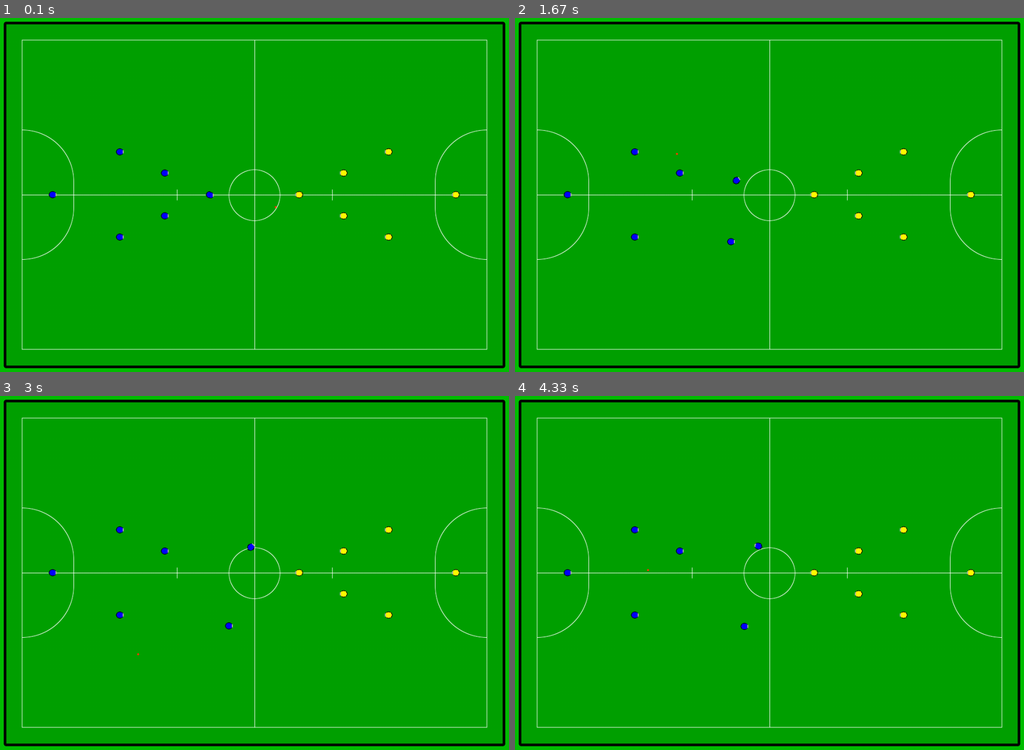
Above: before the commit, frames 1-4 (two rows, left to right).
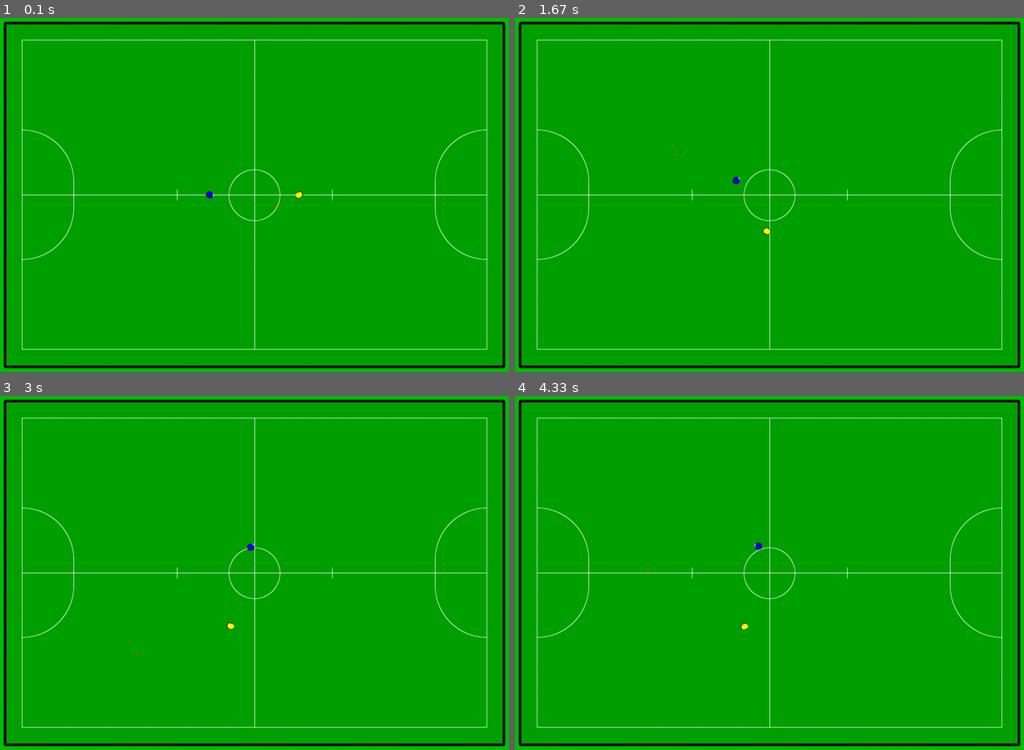
Above: after the commit, the same moments.

Repository: CalPolyRoboCup/robocup-ai
Game: pygame game, started from src/basic_skills/dribble_ball/dribble_ball.py
Same seed, same stepped clock (60 frames per second), same inputs: the game is played once before the commit and once after it.
Inputs:
- Up to frame 1 (0.1 s): no input
- Up to frame 2 (1.67 s): hold D 0.33-0.8 s; hold W 0.83-1.13 s; hold D 1.17-1.63 s
- Up to frame 3 (3 s): hold A 1.67-2.2 s; hold S 2.23-2.53 s; hold A 2.57-2.97 s
- Up to frame 4 (4.33 s): hold W 3-3.37 s; hold D 3.4-4.03 s; hold S from 4.07 s (still down)

The runs differ from the first frame. In frame 1, 0.3% of the frame differs, in the area x 9-91%, y 36-63%; in frame 2, 0.3%, in the area x 9-91%, y 36-65%; in frame 3, 0.3%; in frame 4, 0.3%.

Commit message:
more dribbling work

Diff:
--- a/src/basic_skills/dribble_ball/dribble_ball.py
+++ b/src/basic_skills/dribble_ball/dribble_ball.py
@@ -30,7 +30,7 @@
         self.min_contact = .1 #125
         self.radius = 150
         self.mu = 37
-        self.angle_constant = -0.1
+        self.angle_constant = 0.03
 
         #PID
         self.I = 0
@@ -92,7 +92,7 @@
                 #self.pid.set_target(np.array([curve_x, curve_y]), new_theta)
             elif delta_angle < -threshold:
                 #print("less than threshold")
-                new_theta = robot.rot - increment - self.angle_constant
+                new_theta = robot.rot - increment + self.angle_constant
                 curve_x = self.robot.loc[0] - self.radius * math.sin(new_theta)
                 curve_y = self.robot.loc[1] - self.radius * math.cos(new_theta)
                 #self.pid.set_target(np.array([curve_x, curve_y]), new_theta)
@@ -102,7 +102,7 @@
                 #     ball_angle = 2*math.pi + ball_angle
                 # print(target_angle, ball_angle)
                 #self.pid.set_target(self.target_loc, robot.rot)
-            print(ball_angle, target_angle)
+            print(ball_angle, "target:", target_angle)
             self.pid.set_target(np.array([curve_x, curve_y]), new_theta)
 
         # threshold = 0.05
@@ -163,18 +163,21 @@
         return self.target_loc
 
 if __name__ == "__main__":
-    max_bots_per_team = 6
+    max_bots_per_team = 1
     game = PYsim(max_bots_per_team)
     clock = pygame.time.Clock()
     clock.tick(60)
     ttime = clock.tick()
     move_action = move_to()
+    move_action_away_b = move_to()
+    move_action_away_y = move_to()
     dribble_action = dribble_ball()
     intercept_action = intercept_ball()
     #move_action.set_target(np.array([0,0]), 0)
 
     game.add_action(dribble_action, 0, True)
-    game.add_action(move_action, 1, True)
+    game.add_action(move_action, 0, False)
+
     j = 0
     while 1:
         for event in pygame.event.get():
@@ -188,6 +191,7 @@
                 #keys = pygame.key.get_pressed()
                 #key_action.keypress_update(keys)
         new_time = clock.tick()
+
         if j % 1000 == 0:
             random_location_1 = np.random.uniform(-1, 1, size = [2])*np.array([3000, 2500])
             game.ball.loc = random_location_1
@@ -197,6 +201,7 @@
             random_location = np.random.uniform(-1, 1, size = [2])*np.array([3000, 2500])
             dribble_action.set_target(random_location)
             move_action.set_target(dribble_action.get_target(), 0)
+
         game.step()
         j += 1
         ttime = new_time
